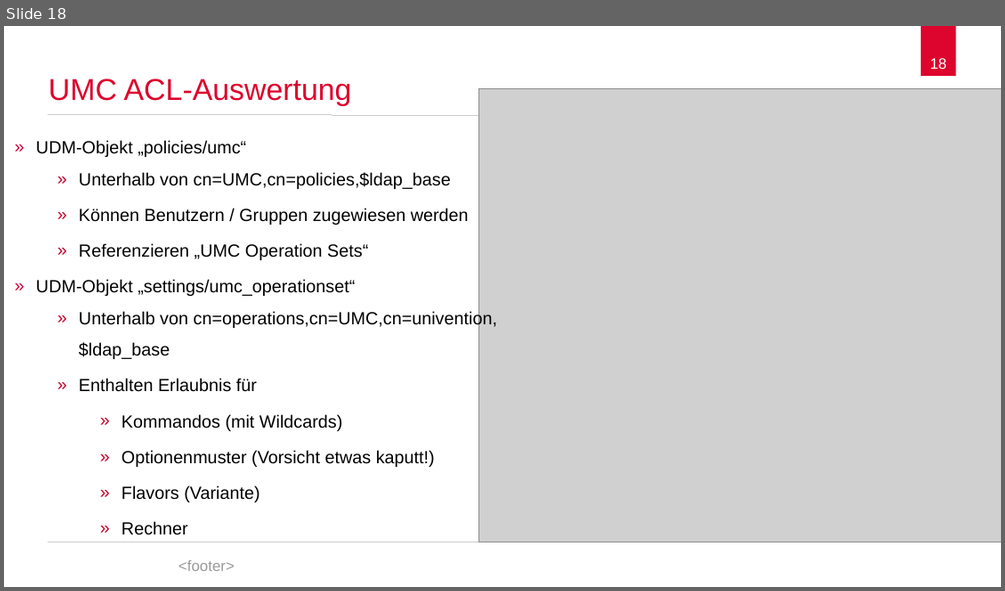
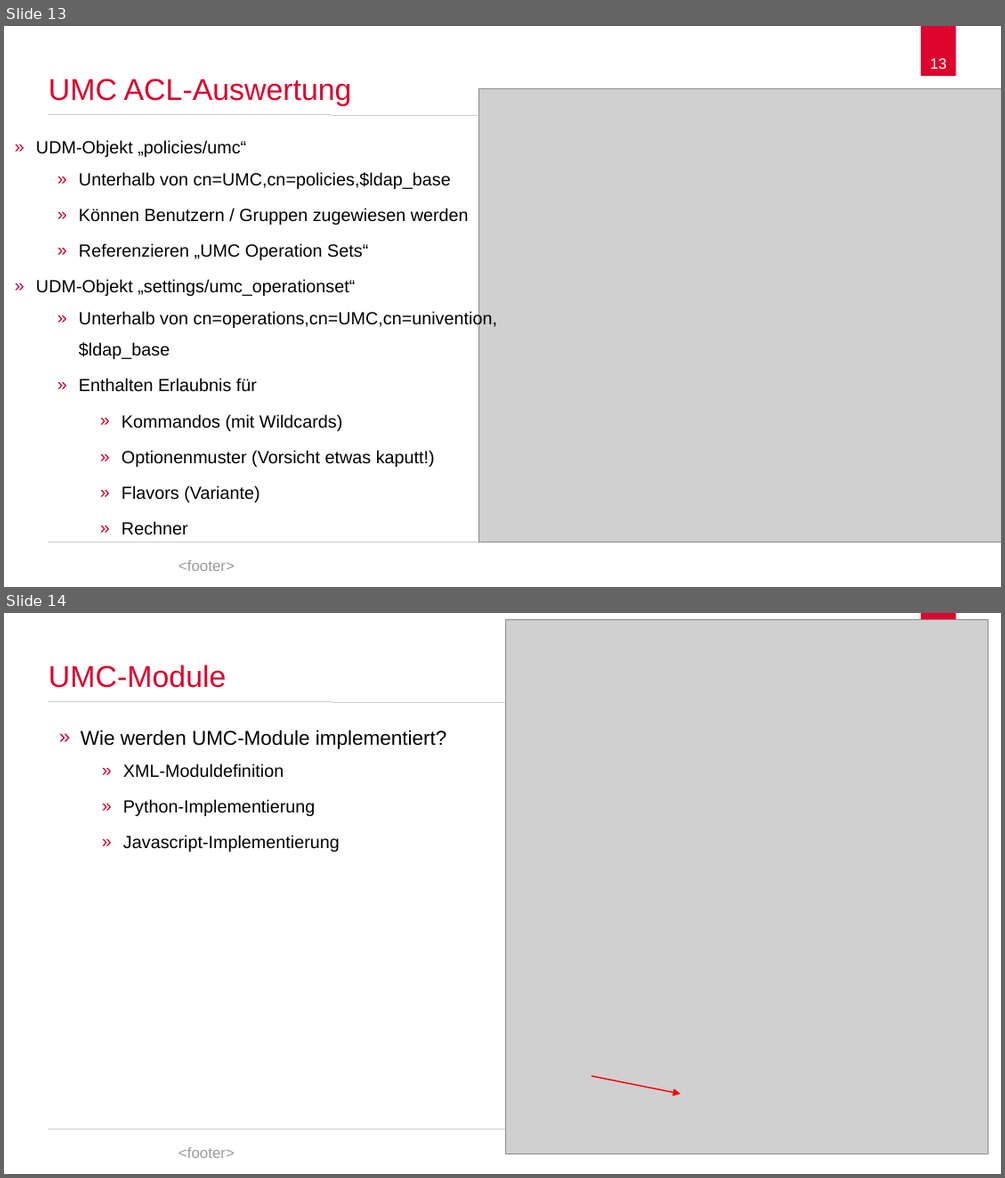
Before and after one commit to spaceone/presentations, a slide deck: univention-management-console/univention-management-console.odp. Shown one above the other, each under a label of ours: slide 18 before the commit, slides 13 and 14 after it. The pictures are 1005x591 and 1005x1178 pixels, drawn with LibreOffice and Linux fonts; fonts in the diff are those of the drawing; grey boxes stand for pictures; background and template pictures are left out. Boxes give left, top, right and bottom in pixels: in the first picture for what was removed or moved away, otherwise in the second. Text is boxed around its words. In the diff, an @@ line names an element or a change of style, - is before the commit and + after.

```diff
--- a/univention-management-console/univention-management-console.odp
+++ b/univention-management-console/univention-management-console.odp
@@ slide 14 added at box(4, 613, 1001, 1174), background #FFFFFF; not listed: 4 template elements that a slide beside it also shows @@
@@ picture added at box(506, 620, 988, 1155) @@
@@ title added at box(48, 665, 226, 688), 24 pt, text #DD042D @@
+UMC-Module
@@ text added at box(81, 730, 447, 852), 14 pt, text #000000 @@
+» Wie werden UMC-Module implementiert?
+    » XML-Moduldefinition
+    » Python-Implementierung
+    » Javascript-Implementierung
@@ arrow added from (592, 1076) to (680, 1094), #FF0000 0.99 pt @@
@@ what was slide 18 is now slide 13 @@
@@ page number at box(930, 58, 947, 69): text changed @@
-18
+13
```
Also in this commit, not shown: 10 slides changed, 1 other slide added, 2 slides removed.
